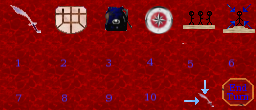
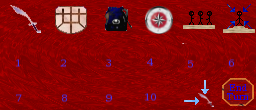
Before/after of a w=256, h=110 layered artwork. What changed in the layer stack:
painted on "Background" over bbox(0, 0, 256, 110)
